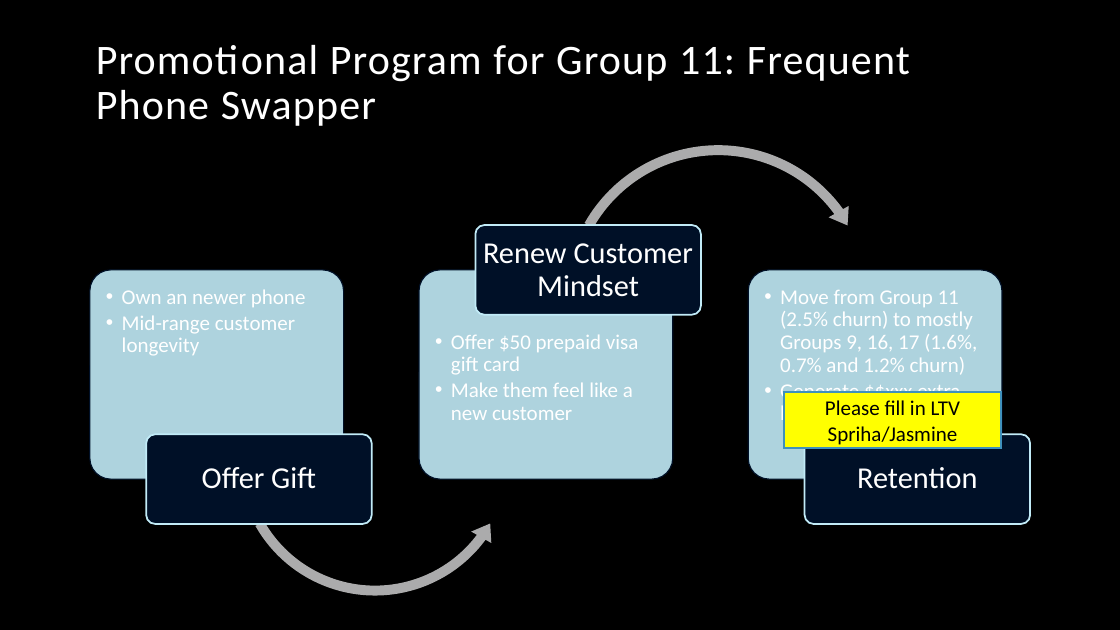
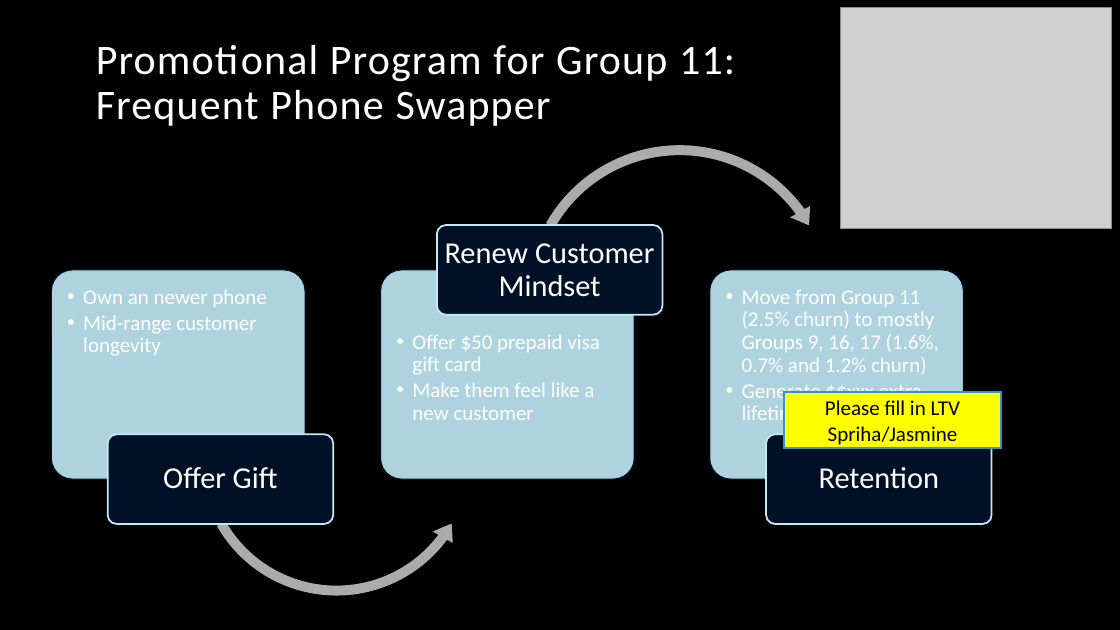
Before and after one commit to Oldyeller89/M_A_HW_Git, a slide deck: slide 6 of Assignment7/Group2_Presentation_Cell2CellPart2.pptx (slide 5 before the commit). Drawn at 1120x630 pixels with LibreOffice and Linux fonts; fonts in the diff are those of the drawing; grey boxes stand for pictures; background and template pictures are left out. Boxes give left, top, right and bottom in pixels: in the first picture for what was removed or moved away, otherwise in the second. Text is boxed around its words. In the diff, an @@ line names an element or a change of style, - is before the commit and + after.

```diff
--- a/Assignment7/Group2_Presentation_Cell2CellPart2.pptx
+++ b/Assignment7/Group2_Presentation_Cell2CellPart2.pptx
@@ title "Promotional Program for Group 11: ..." rewrapped from [96,45,910,126] to [96,45,735,126] @@
@@ picture added at [840,8,1112,229] @@
@@ text "Offer $50 prepaid visa gift ...": place and size @@
-text "Offer $50 prepaid visa gift ..." at [451,334,639,420]
+text "Offer $50 prepaid visa gift ..." at [412,334,600,420]
@@ 6 rounded rectangles, 5 texts, 1 left circular arrow, 1 circular arrow: place and size @@
-6 rounded rectangles, 5 texts, 1 left circular arrow, 1 circular arrow at [90,139,1030,602]
+6 rounded rectangles, 5 texts, 1 left circular arrow, 1 circular arrow at [51,139,991,602]
```
Also in this commit, not shown: 2 other slides changed, 1 slide added, 4 other files.
